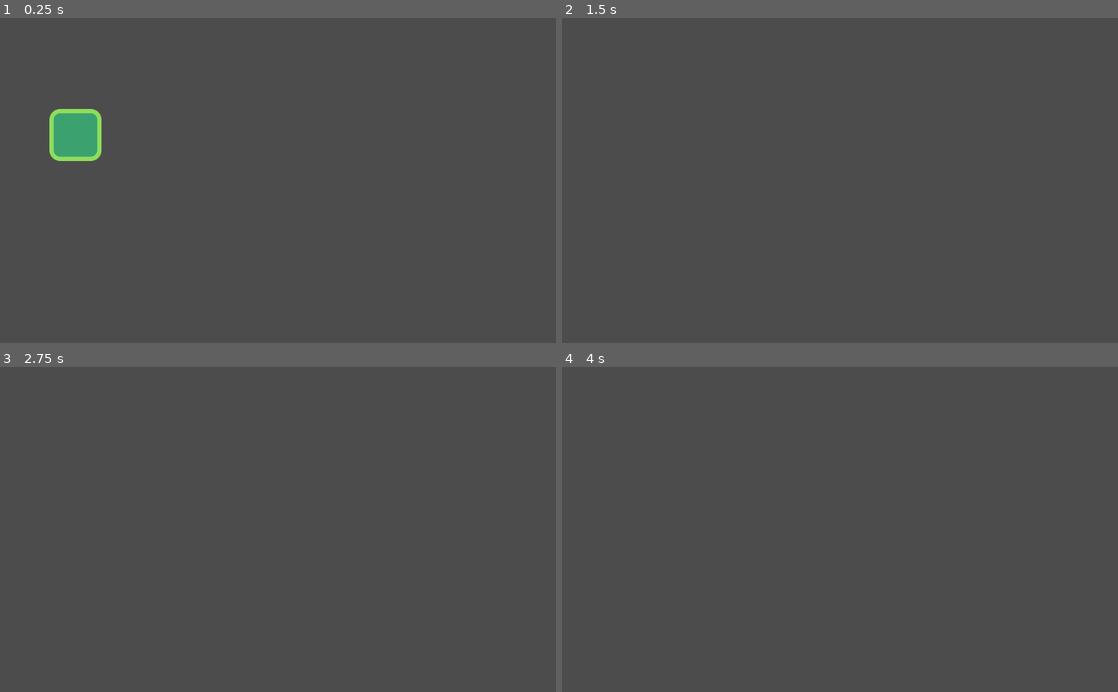
Above: before the commit, frames 1-4 (two rows, left to right).
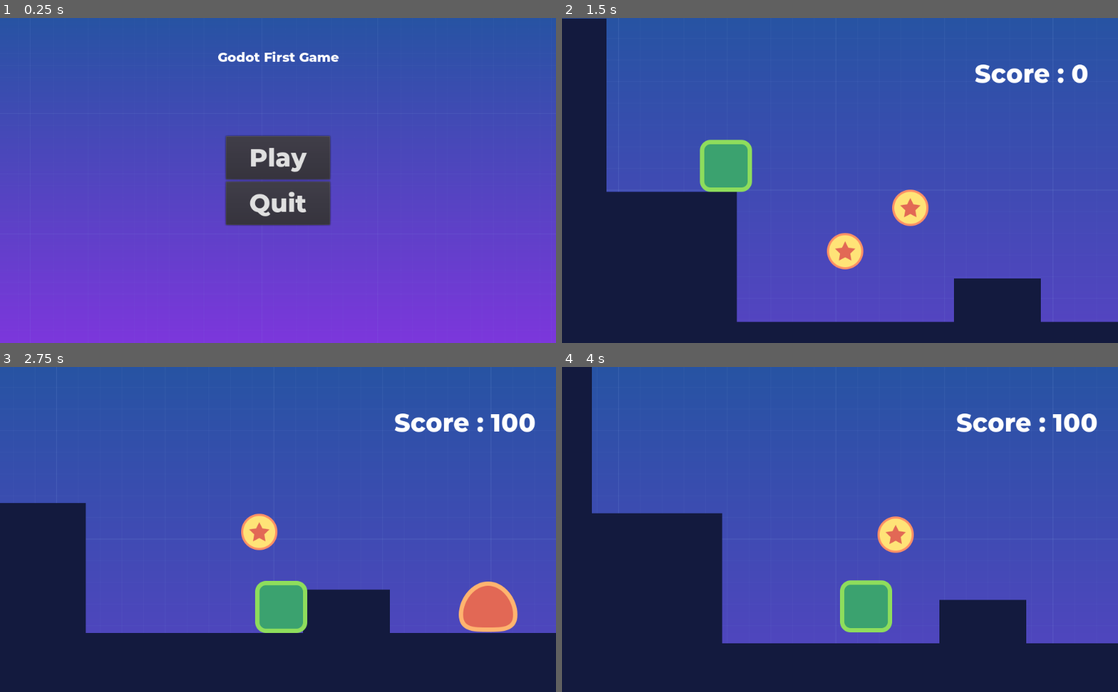
Above: after the commit, the same moments.

Repository: mdkdoc15/Godot-Tutorial-GDQuest
Game: Godot game, scene res://src/Screens/Menu.tscn
The game is run twice, just before and just after one commit, with the same random seed, the same clock (stepped at 60 frames per second) and the same inputs. Before the commit the project starts from res://src/Actors/Player.tscn.
Inputs (mouse positions are in pixels of both pictures, inside the frame that each line leads up to):
- Up to frame 1 (0.25 s): no input
- Up to frame 2 (1.5 s): click (840, 157) at 0.5 s, where only the run after the commit has a clickable "Play"; hold Right (move_right) from 1.28 s (still down)
- Up to frame 3 (2.75 s): keep holding Right (move_right); tap W (jump) at 1.52, 2.27 s
- Up to frame 4 (4 s): release Right (move_right) at 2.78 s; hold A (move_left) 2.78-3.53 s; hold Right (move_right) from 3.53 s (still down); tap W (jump) at 3.77 s

The runs differ from the first frame. In frame 1, 96% of the frame differs, in the area x 0-100%, y 0-100%; in frame 2, 100%; in frame 3, 100%; in frame 4, 100%.

Commit message:
Game finished :)

Diff:
--- /dev/null
+++ b/Godot_Tutorial/Assets/UI_theme.tres
@@ -0,0 +1,6 @@
+[gd_resource type="Theme" load_steps=2 format=2]
+
+[ext_resource path="res://Assets/font_title.tres" type="DynamicFont" id=1]
+
+[resource]
+default_font = ExtResource( 1 )
--- a/Godot_Tutorial/project.godot
+++ b/Godot_Tutorial/project.godot
@@ -21,8 +21,12 @@
 [application]
 
 config/name="GDQuest _Tutorial"
-run/main_scene="res://src/Actors/Player.tscn"
+run/main_scene="res://src/Screens/Menu.tscn"
 config/icon="res://icon.png"
+
+[autoload]
+
+PlayerData="*res://src/Autoload/PlayerData.tscn"
 
 [global]
 
@@ -50,6 +54,11 @@
 , Object(InputEventKey,"resource_local_to_scene":false,"resource_name":"","device":0,"alt":false,"shift":false,"control":false,"meta":false,"command":false,"pressed":false,"scancode":32,"physical_scancode":0,"unicode":0,"echo":false,"script":null)
  ]
 }
+pause={
+"deadzone": 0.5,
+"events": [ Object(InputEventKey,"resource_local_to_scene":false,"resource_name":"","device":0,"alt":false,"shift":false,"control":false,"meta":false,"command":false,"pressed":false,"scancode":16777217,"physical_scancode":0,"unicode":0,"echo":false,"script":null)
+ ]
+}
 
 [layer_names]
 
--- a/Godot_Tutorial/src/Actors/Enemy.gd
+++ b/Godot_Tutorial/src/Actors/Enemy.gd
@@ -1,4 +1,6 @@
 extends "res://src/Actors/Actor.gd"
+
+export var score:= 100
 
 func _ready() -> void:
 
@@ -9,11 +11,16 @@
 func _on_StompDetector_body_entered(body: Node) -> void:
 	if(body.global_position.y > get_node("StompDetector").global_position.y):
 		return
-	get_node("CollisionShape2D").disabled = true
-	queue_free()
+	die()
 
 func _physics_process(delta: float) -> void:
 	_velocity.y  += gravity * delta
 	if is_on_wall():
 		_velocity.x *= -1.0
 	_velocity.y = move_and_slide(_velocity, Vector2.UP).y
+
+
+func die() -> void:
+	PlayerData.score += score
+	get_node("CollisionShape2D").disabled = true
+	queue_free()
--- a/Godot_Tutorial/src/Actors/Enemy.tscn
+++ b/Godot_Tutorial/src/Actors/Enemy.tscn
@@ -7,7 +7,7 @@
 extents = Vector2( 41, 36 )
 
 [sub_resource type="RectangleShape2D" id=2]
-extents = Vector2( 49, 10 )
+extents = Vector2( 41.5, 10 )
 
 [node name="Enemy" type="KinematicBody2D"]
 collision_layer = 2
@@ -35,7 +35,7 @@
 
 [node name="CollisionShape2D" type="CollisionShape2D" parent="StompDetector"]
 modulate = Color( 0.0235294, 0.0823529, 0.678431, 1 )
-position = Vector2( 1, -9 )
+position = Vector2( 0, -3 )
 shape = SubResource( 2 )
 
 [connection signal="body_entered" from="StompDetector" to="." method="_on_StompDetector_body_entered"]
--- a/Godot_Tutorial/src/Actors/Player.gd
+++ b/Godot_Tutorial/src/Actors/Player.gd
@@ -5,6 +5,11 @@
 
 func _on_Area2D_area_entered(area: Area2D) -> void:
 	_velocity = calculate_stomp_velocity(_velocity, stomp_impulse)
+
+
+
+func _on_EnemyDetector_body_entered(body: Node) -> void:
+	die()
 
 func _physics_process(delta: float) -> void:
 	var is_jump_interupted : = Input.is_action_just_released("jump") and _velocity.y < 0
@@ -39,3 +44,7 @@
 	var out = linear_velocity
 	out.y = -impulse
 	return out
+
+func die() -> void:
+	PlayerData.deaths += 1
+	queue_free()
--- a/Godot_Tutorial/src/Actors/Player.tscn
+++ b/Godot_Tutorial/src/Actors/Player.tscn
@@ -7,7 +7,7 @@
 extents = Vector2( 40, 44 )
 
 [sub_resource type="RectangleShape2D" id=2]
-extents = Vector2( 42, 45 )
+extents = Vector2( 45, 45 )
 
 [node name="Player" type="KinematicBody2D"]
 collision_mask = 8
@@ -35,14 +35,15 @@
 drag_margin_top = 0.0
 drag_margin_right = 0.0
 
-[node name="Area2D" type="Area2D" parent="."]
+[node name="EnemyDetector" type="Area2D" parent="."]
 position = Vector2( 0, -1 )
 collision_layer = 0
 collision_mask = 2
 monitorable = false
 
-[node name="CollisionShape2D" type="CollisionShape2D" parent="Area2D"]
+[node name="EnemyDetector" type="CollisionShape2D" parent="EnemyDetector"]
 position = Vector2( 0, -44 )
 shape = SubResource( 2 )
 
-[connection signal="area_entered" from="Area2D" to="." method="_on_Area2D_area_entered"]
+[connection signal="area_entered" from="EnemyDetector" to="." method="_on_Area2D_area_entered"]
+[connection signal="body_entered" from="EnemyDetector" to="." method="_on_EnemyDetector_body_entered"]
--- /dev/null
+++ b/Godot_Tutorial/src/Autoload/PlayerData.gd
@@ -0,0 +1,19 @@
+extends Node
+
+signal score_updated
+signal player_died
+
+var score: = 0 setget set_score
+var deaths := 0 setget set_death
+
+func reset() -> void:
+	score = 0
+	deaths = 0
+
+func set_score(value : int) -> void:
+	score = value
+	emit_signal("score_updated")
+
+func set_death(value : int) -> void:
+	deaths = value
+	emit_signal("player_died")
--- /dev/null
+++ b/Godot_Tutorial/src/Autoload/PlayerData.tscn
@@ -0,0 +1,6 @@
+[gd_scene load_steps=2 format=2]
+
+[ext_resource path="res://src/Autoload/PlayerData.gd" type="Script" id=1]
+
+[node name="PlayerData" type="Node"]
+script = ExtResource( 1 )
--- a/Godot_Tutorial/src/Levels/LevelTemplate.tscn
+++ b/Godot_Tutorial/src/Levels/LevelTemplate.tscn
@@ -6,13 +6,19 @@
 [ext_resource path="res://Assets/background.png" type="Texture" id=4]
 [ext_resource path="res://src/Objects/Coin.tscn" type="PackedScene" id=5]
 [ext_resource path="res://src/Objects/Portal2D.tscn" type="PackedScene" id=6]
-[ext_resource path="res://src/Levels/Level02.tscn" type="PackedScene" id=7]
+[ext_resource path="res://src/Screens/EndScreen.tscn" type="PackedScene" id=7]
+[ext_resource path="res://src/UI/UserInterface.tscn" type="PackedScene" id=8]
 
 [node name="LevelTemplate" type="Node2D"]
 __meta__ = {
 "_edit_horizontal_guides_": [ -480.0 ],
 "_edit_vertical_guides_": [ 5760.0 ]
 }
+
+[node name="UserInterface2" type="CanvasLayer" parent="."]
+layer = 50
+
+[node name="UserInterface" parent="UserInterface2" instance=ExtResource( 8 )]
 
 [node name="CanvasLayer" type="CanvasLayer" parent="."]
 layer = -100
--- a/Godot_Tutorial/src/Objects/Coin.gd
+++ b/Godot_Tutorial/src/Objects/Coin.gd
@@ -1,10 +1,14 @@
 extends Area2D
 
-
+export var score:= 100
 onready var anim_player: AnimationPlayer = get_node("AnimationPlayer")
 
 
 
 
 func _on_body_entered(body: Node) -> void:
+	picked()
+
+func picked() -> void:
+	PlayerData.score += score
 	anim_player.play("fade_out")
--- /dev/null
+++ b/Godot_Tutorial/src/Screens/EndScreen.gd
@@ -0,0 +1,6 @@
+extends Control
+
+onready var label : Label = $Game_Info
+
+func _ready() -> void:
+	label.text = label.text % [PlayerData.score, PlayerData.deaths]
--- /dev/null
+++ b/Godot_Tutorial/src/Screens/EndScreen.tscn
@@ -0,0 +1,54 @@
+[gd_scene load_steps=7 format=2]
+
+[ext_resource path="res://Assets/UI_theme.tres" type="Theme" id=1]
+[ext_resource path="res://src/Screens/EndScreen.gd" type="Script" id=2]
+[ext_resource path="res://Assets/background.png" type="Texture" id=3]
+[ext_resource path="res://src/UI/Title.tscn" type="PackedScene" id=4]
+[ext_resource path="res://src/UI/ChangeSceneButton.tscn" type="PackedScene" id=5]
+[ext_resource path="res://src/UI/QuitButton.tscn" type="PackedScene" id=6]
+
+[node name="EndScreen" type="Control"]
+anchor_right = 1.0
+anchor_bottom = 1.0
+theme = ExtResource( 1 )
+script = ExtResource( 2 )
+
+[node name="Background" type="TextureRect" parent="."]
+anchor_right = 1.0
+anchor_bottom = 1.0
+texture = ExtResource( 3 )
+expand = true
+
+[node name="Menu" type="VBoxContainer" parent="."]
+anchor_left = 0.5
+anchor_top = 0.5
+anchor_right = 0.5
+anchor_bottom = 0.5
+margin_left = -137.0
+margin_top = -82.0
+margin_right = 137.0
+margin_bottom = 82.0
+
+[node name="PlayButton" parent="Menu" instance=ExtResource( 5 )]
+margin_right = 274.0
+text = "Play Again"
+next_scene_path = "res://src/Screens/Menu.tscn"
+
+[node name="QuitButton" parent="Menu" instance=ExtResource( 6 )]
+margin_top = 84.0
+margin_right = 274.0
+margin_bottom = 164.0
+
+[node name="Title" parent="." instance=ExtResource( 4 )]
+margin_left = -187.0
+margin_top = 76.0
+margin_right = 187.0
+margin_bottom = 107.0
+text = "Congrats, you beat the game"
+
+[node name="Game_Info" parent="." instance=ExtResource( 4 )]
+margin_left = -264.0
+margin_top = 143.0
+margin_right = 264.0
+margin_bottom = 174.0
+text = "Your final score is %s. You died %s times."
--- /dev/null
+++ b/Godot_Tutorial/src/Screens/Menu.tscn
@@ -0,0 +1,37 @@
+[gd_scene load_steps=6 format=2]
+
+[ext_resource path="res://src/UI/Title.tscn" type="PackedScene" id=1]
+[ext_resource path="res://src/UI/ChangeSceneButton.tscn" type="PackedScene" id=2]
+[ext_resource path="res://src/UI/QuitButton.tscn" type="PackedScene" id=3]
+[ext_resource path="res://Assets/background.png" type="Texture" id=4]
+[ext_resource path="res://Assets/UI_theme.tres" type="Theme" id=5]
+
+[node name="MenuScreen" type="Control"]
+anchor_right = 1.0
+anchor_bottom = 1.0
+theme = ExtResource( 5 )
+
+[node name="Background" type="TextureRect" parent="."]
+anchor_right = 1.0
+anchor_bottom = 1.0
+texture = ExtResource( 4 )
+expand = true
+
+[node name="Title" parent="." instance=ExtResource( 1 )]
+margin_top = 57.0
+margin_bottom = 88.0
+
+[node name="Menu" type="VBoxContainer" parent="."]
+anchor_left = 0.5
+anchor_top = 0.5
+anchor_right = 0.5
+anchor_bottom = 0.5
+margin_left = -96.0
+margin_top = -82.0
+margin_right = 96.0
+margin_bottom = 82.0
+
+[node name="PlayButton" parent="Menu" instance=ExtResource( 2 )]
+next_scene_path = "res://src/Levels/LevelTemplate.tscn"
+
+[node name="QuitButton" parent="Menu" instance=ExtResource( 3 )]
--- /dev/null
+++ b/Godot_Tutorial/src/UI/ChangeSceneButton.gd
@@ -0,0 +1,12 @@
+tool
+extends Button
+
+export(String, FILE) var next_scene_path: = ""
+
+func _on_button_up() -> void:
+	get_tree().change_scene(next_scene_path)
+	get_tree().paused = false
+
+
+func _get_configuration_warning() -> String:
+	return "Need next_scene_path" if next_scene_path == "" else ""
--- /dev/null
+++ b/Godot_Tutorial/src/UI/ChangeSceneButton.tscn
@@ -0,0 +1,12 @@
+[gd_scene load_steps=2 format=2]
+
+[ext_resource path="res://src/UI/ChangeSceneButton.gd" type="Script" id=1]
+
+[node name="ChangeSceneButton" type="Button"]
+margin_right = 192.0
+margin_bottom = 80.0
+size_flags_vertical = 3
+text = "Play"
+script = ExtResource( 1 )
+
+[connection signal="button_up" from="." to="." method="_on_button_up"]
--- /dev/null
+++ b/Godot_Tutorial/src/UI/QuitButton.gd
@@ -0,0 +1,6 @@
+extends Button
+
+
+
+func _on_button_up() -> void:
+	get_tree().quit()
--- /dev/null
+++ b/Godot_Tutorial/src/UI/QuitButton.tscn
@@ -0,0 +1,12 @@
+[gd_scene load_steps=2 format=2]
+
+[ext_resource path="res://src/UI/QuitButton.gd" type="Script" id=1]
+
+[node name="QuitButton" type="Button"]
+margin_right = 192.0
+margin_bottom = 80.0
+size_flags_vertical = 3
+text = "Quit"
+script = ExtResource( 1 )
+
+[connection signal="button_up" from="." to="." method="_on_button_up"]
--- /dev/null
+++ b/Godot_Tutorial/src/UI/RetryButton.gd
@@ -0,0 +1,8 @@
+extends Button
+
+
+
+func _on_button_up() -> void:
+	PlayerData.score = 0
+	get_tree().paused = false
+	get_tree().reload_current_scene()
--- /dev/null
+++ b/Godot_Tutorial/src/UI/RetryButton.tscn
@@ -0,0 +1,12 @@
+[gd_scene load_steps=2 format=2]
+
+[ext_resource path="res://src/UI/RetryButton.gd" type="Script" id=1]
+
+[node name="RetryButton" type="Button"]
+margin_top = 134.0
+margin_right = 282.0
+margin_bottom = 197.0
+text = "Retry"
+script = ExtResource( 1 )
+
+[connection signal="button_up" from="." to="." method="_on_button_up"]
--- /dev/null
+++ b/Godot_Tutorial/src/UI/Title.tscn
@@ -0,0 +1,15 @@
+[gd_scene load_steps=2 format=2]
+
+[ext_resource path="res://Assets/font_default.tres" type="DynamicFont" id=1]
+
+[node name="Title" type="Label"]
+anchor_left = 0.5
+anchor_right = 0.5
+margin_left = -111.5
+margin_top = 101.0
+margin_right = 111.5
+margin_bottom = 132.0
+custom_fonts/font = ExtResource( 1 )
+text = "Godot First Game"
+align = 1
+valign = 1
--- /dev/null
+++ b/Godot_Tutorial/src/UI/UserInterface.gd
@@ -0,0 +1,34 @@
+extends Control
+
+
+
+onready var scene_tree : = get_tree()
+onready var pause_overlay : ColorRect = get_node("PauseOverlay")
+onready var score : Label = get_node("Score")
+onready var pause_title: Label = get_node("PauseOverlay/Title")
+
+var paused: = false setget set_paused
+
+func _ready() ->  void:
+	PlayerData.connect("score_updated", self, "update_interface")
+	PlayerData.connect("player_died", self, "_on_PlayerData_player_died")
+	update_interface()
+
+
+func _on_PlayerData_player_died() -> void:
+	self.paused = true
+	pause_title.text = "You died"
+
+func _unhandled_input(event: InputEvent) -> void:
+	if event.is_action_pressed("pause") and pause_title.text != "You died":
+		self.paused = !paused
+		scene_tree.set_input_as_handled()
+
+func update_interface() -> void:
+	score.text = "Score : %s" % PlayerData.score
+
+
+func set_paused(value : bool) -> void:
+	paused = value
+	scene_tree.paused = value
+	pause_overlay.visible = value
--- /dev/null
+++ b/Godot_Tutorial/src/UI/UserInterface.tscn
@@ -0,0 +1,67 @@
+[gd_scene load_steps=6 format=2]
+
+[ext_resource path="res://Assets/UI_theme.tres" type="Theme" id=1]
+[ext_resource path="res://src/UI/ChangeSceneButton.tscn" type="PackedScene" id=2]
+[ext_resource path="res://src/UI/QuitButton.tscn" type="PackedScene" id=3]
+[ext_resource path="res://src/UI/RetryButton.tscn" type="PackedScene" id=4]
+[ext_resource path="res://src/UI/UserInterface.gd" type="Script" id=5]
+
+[node name="UserInterface" type="Control"]
+pause_mode = 2
+anchor_right = 1.0
+anchor_bottom = 1.0
+theme = ExtResource( 1 )
+script = ExtResource( 5 )
+
+[node name="Score" type="Label" parent="."]
+anchor_left = 1.0
+anchor_right = 1.0
+margin_left = -298.0
+margin_top = 74.0
+margin_right = -54.0
+margin_bottom = 131.0
+text = "Score : %s"
+align = 2
+
+[node name="PauseOverlay" type="ColorRect" parent="."]
+visible = false
+anchor_right = 1.0
+anchor_bottom = 1.0
+color = Color( 0, 0, 0, 0.301961 )
+
+[node name="Title" type="Label" parent="PauseOverlay"]
+anchor_left = 0.5
+anchor_top = 0.5
+anchor_right = 0.5
+anchor_bottom = 0.5
+margin_left = -91.0
+margin_top = -128.0
+margin_right = 91.0
+margin_bottom = -71.0
+text = "Paused"
+
+[node name="Pause Menu" type="VBoxContainer" parent="PauseOverlay"]
+anchor_left = 0.5
+anchor_top = 0.5
+anchor_right = 0.5
+anchor_bottom = 0.5
+margin_left = -141.0
+margin_top = -31.0
+margin_right = 141.0
+margin_bottom = 166.0
+
+[node name="RetryButton" parent="PauseOverlay/Pause Menu" instance=ExtResource( 4 )]
+margin_top = 0.0
+margin_bottom = 63.0
+
+[node name="ChangeSceneButton" parent="PauseOverlay/Pause Menu" instance=ExtResource( 2 )]
+margin_top = 67.0
+margin_right = 282.0
+margin_bottom = 130.0
+text = "Main Menu"
+next_scene_path = "res://src/Screens/Menu.tscn"
+
+[node name="QuitButton" parent="PauseOverlay/Pause Menu" instance=ExtResource( 3 )]
+margin_top = 134.0
+margin_right = 282.0
+margin_bottom = 197.0
Not shown: 1 places in Godot_Tutorial/src/Levels/LevelTemplate.tscn that only renumber resources
